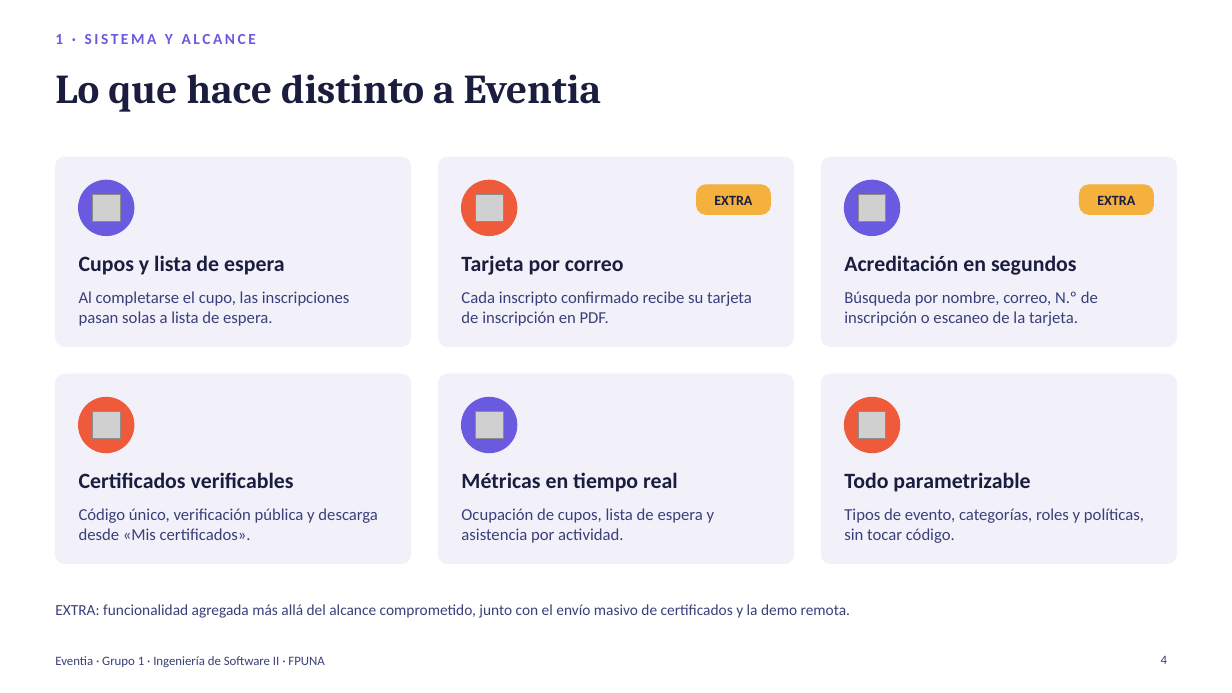
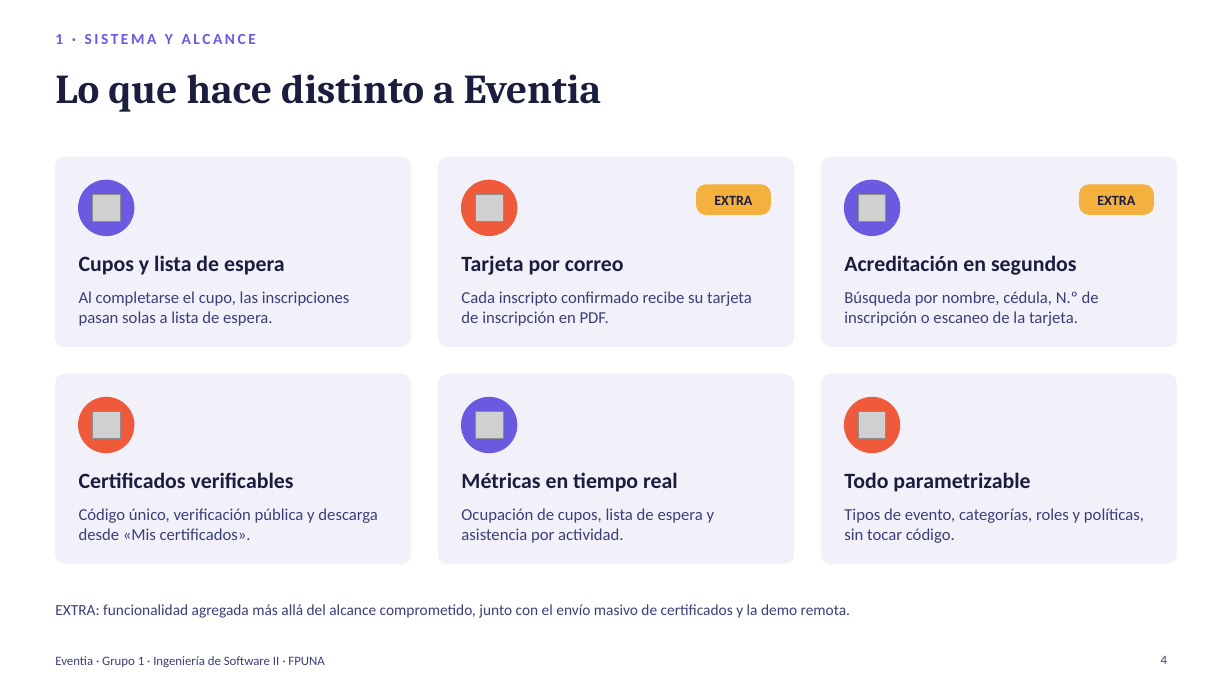
Before and after one commit to TobiasMiranda-FPUNA/Grupo-1-ING.-SOFT-II-Eventia, a slide deck: slide 4 of documentation/presentacion/Eventia_Presentacion.pptx. Drawn at 1232x693 pixels with LibreOffice and Linux fonts; fonts in the diff are those of the drawing; grey boxes stand for pictures. Boxes give left, top, right and bottom in pixels: in the first picture for what was removed or moved away, otherwise in the second. Text is boxed around its words. In the diff, an @@ line names an element or a change of style, - is before the commit and + after.

```diff
--- a/documentation/presentacion/Eventia_Presentacion.pptx
+++ b/documentation/presentacion/Eventia_Presentacion.pptx
@@ text at (844, 291, 1099, 326): text changed @@
-Búsqueda por nombre, correo, N.º de inscripción o escaneo de la tarjeta.
+Búsqueda por nombre, cédula, N.º de inscripción o escaneo de la tarjeta.
```
Also in this commit, not shown: 4 other slides changed, 34 other files.
